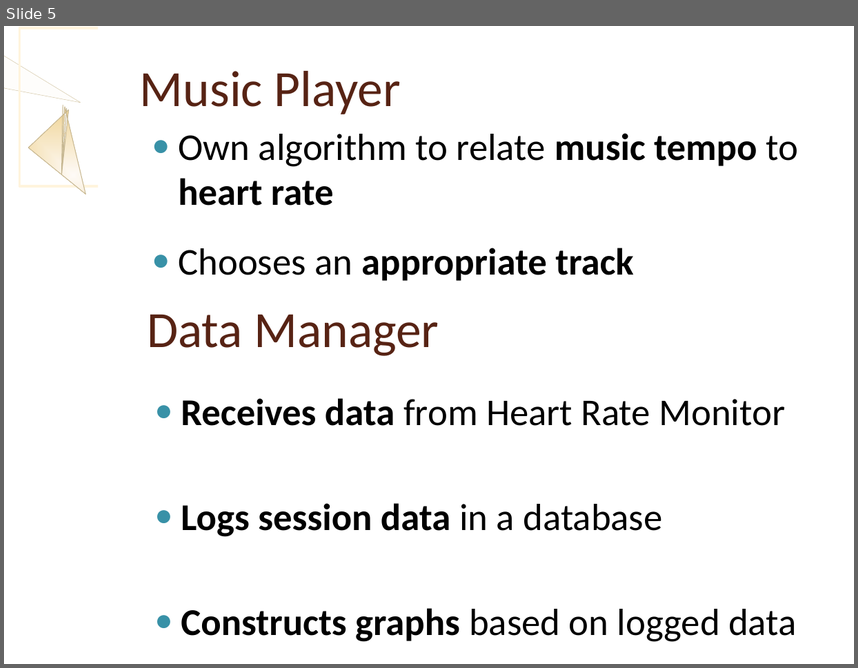
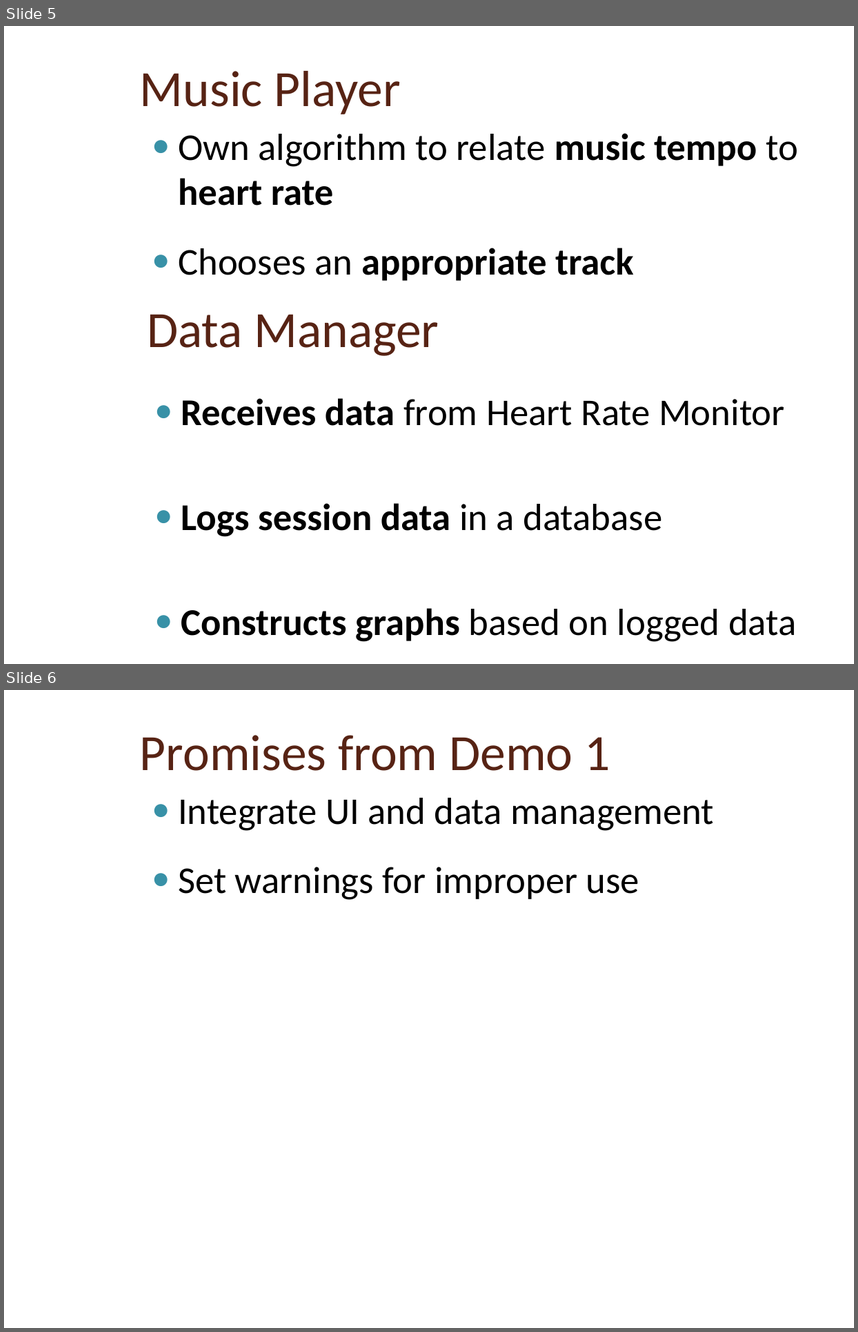
Before and after one commit to revan/HeartRateAdjuster, a slide deck: doc/demo2PPT.ppt. Shown one above the other, each under a label of ours: slide 5 before the commit, slides 5 and 6 after it. The pictures are 858x668 and 858x1332 pixels, drawn with LibreOffice and Linux fonts; fonts in the diff are those of the drawing; background and template pictures are left out. Boxes give left, top, right and bottom in pixels: in the first picture for what was removed or moved away, otherwise in the second. Text is boxed around its words. In the diff, an @@ line names an element or a change of style, - is before the commit and + after.

```diff
--- a/doc/demo2PPT.ppt
+++ b/doc/demo2PPT.ppt
@@ slide 6 added at (4,690,854,1328), background picture (left out) @@
@@ title added at (140,735,610,771), 43 pt, text #572314 @@
+Promises from Demo 1
@@ text added at (178,798,714,900), 32 pt, text #000000 @@
+● Integrate UI and data management
+● Set warnings for improper use
@@ slide 5 changed as well @@
@@ freeform shape removed at (4,26,81,103) @@
@@ rectangle removed at (19,27,177,186) @@
@@ rectangle removed at (99,26,854,664) @@
@@ rectangle removed at (99,26,105,664) @@
@@ freeform shape removed at (4,102,146,247) @@
```
Also in this commit, not shown: 6 other slides changed, 2 other files.
